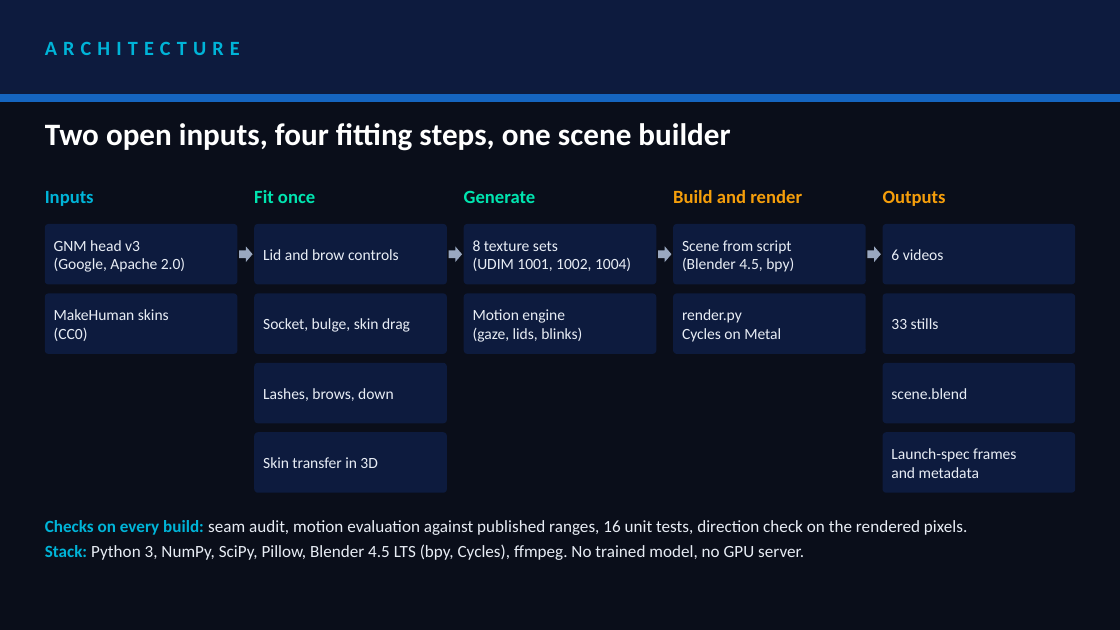
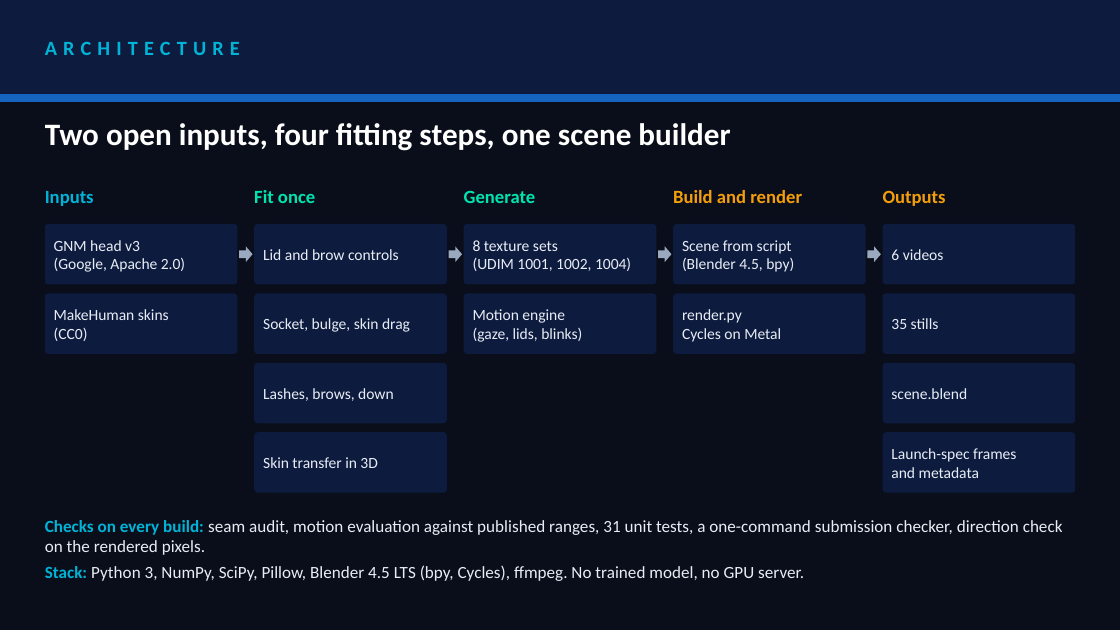
Before and after one commit to akshat333-debug/TrueGaze, a slide deck: slide 4 of VITVellore_ZeroDrift.pptx. Drawn at 1120x630 pixels with LibreOffice and Linux fonts; fonts in the diff are those of the drawing. Boxes give left, top, right and bottom in pixels: in the first picture for what was removed or moved away, otherwise in the second. Text is boxed around its words. In the diff, an @@ line names an element or a change of style, - is before the commit and + after.

Commit message:
tools: submission validator, 15 tests, opt-in natural motion, refraction panel; docs and deck updated (D-028)

```diff
--- a/VITVellore_ZeroDrift.pptx
+++ b/VITVellore_ZeroDrift.pptx
@@ text at (x1=891, y1=318, x2=939, y2=329): text changed @@
-33 stills
+35 stills
@@ text at (x1=45, y1=520, x2=1063, y2=555): text changed @@
-Checks on every build: seam audit, motion evaluation against published ranges, 16 unit tests, direction check on the rendered pixels.
+Checks on every build: seam audit, motion evaluation against published ranges, 31 unit tests, a one-command submission checker, direction check on the rendered pixels.
```
Also in this commit, not shown: 2 other slides changed, 18 other files.
